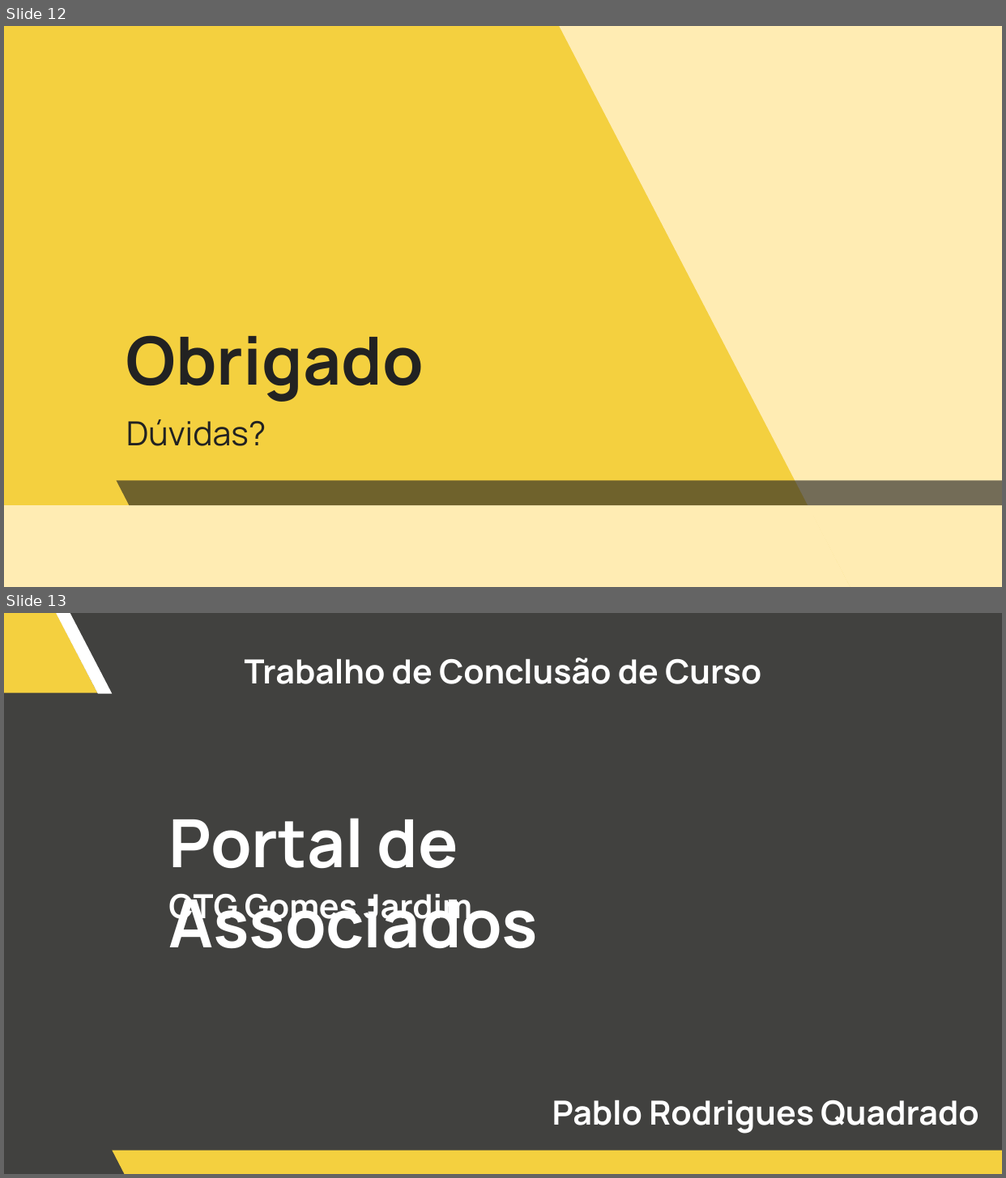
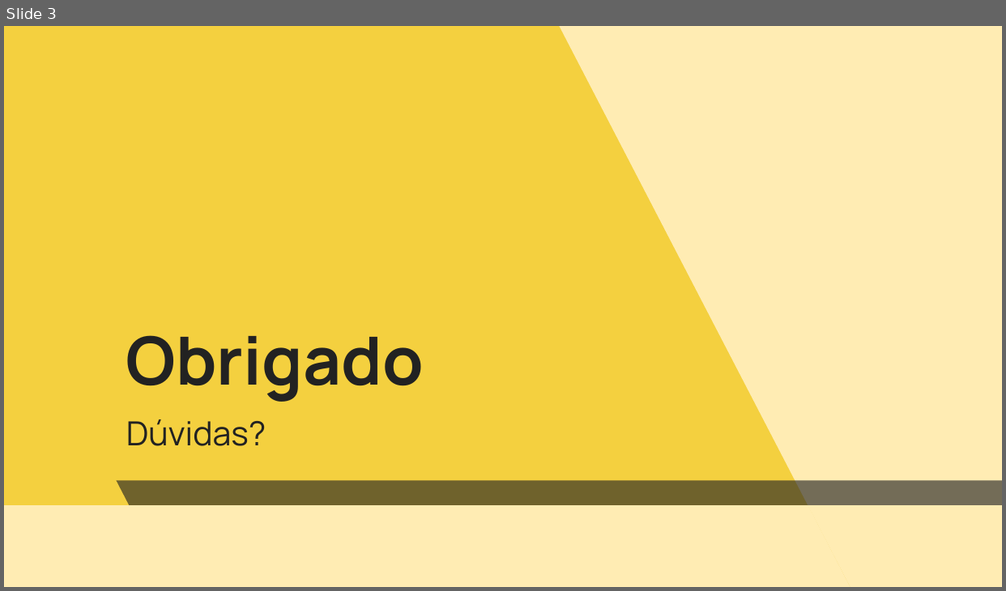
Before and after one commit to Lmedeiros-leiman/CinemaProject, a slide deck: docs/Presentation(pt-br).pptx. Shown one above the other, each under a label of ours: slides 12 and 13 before the commit, slide 3 after it. The pictures are 1006x1178 and 1006x591 pixels, drawn with LibreOffice and Linux fonts; fonts in the diff are those of the drawing; background and template pictures are left out. Boxes give left, top, right and bottom in pixels: in the first picture for what was removed or moved away, otherwise in the second. Text is boxed around its words. In the diff, an @@ line names an element or a change of style, - is before the commit and + after.

```diff
--- a/docs/Presentation(pt-br).pptx
+++ b/docs/Presentation(pt-br).pptx
@@ slide 13 removed at (4,613,1002,1174), background #1D1D1B at 84% opacity @@
@@ parallelogram removed at (4,613,97,693) @@
@@ parallelogram removed at (56,613,113,694) @@
@@ text removed at (245,658,761,684) @@
-Trabalho de Conclusão de Curso
@@ text removed at (168,818,538,949) @@
-Portal de Associados
@@ text removed at (168,894,472,927) @@
-CTG Gomes Jardim
@@ text removed at (552,1101,979,1134) @@
-Pablo Rodrigues Quadrado
@@ parallelogram removed at (112,1151,1002,1174) @@
@@ what was slide 12 is now slide 3 @@
```
Also in this commit, not shown: 1 slide changed, 1 slide added, 10 other slides removed, 4 other files.
